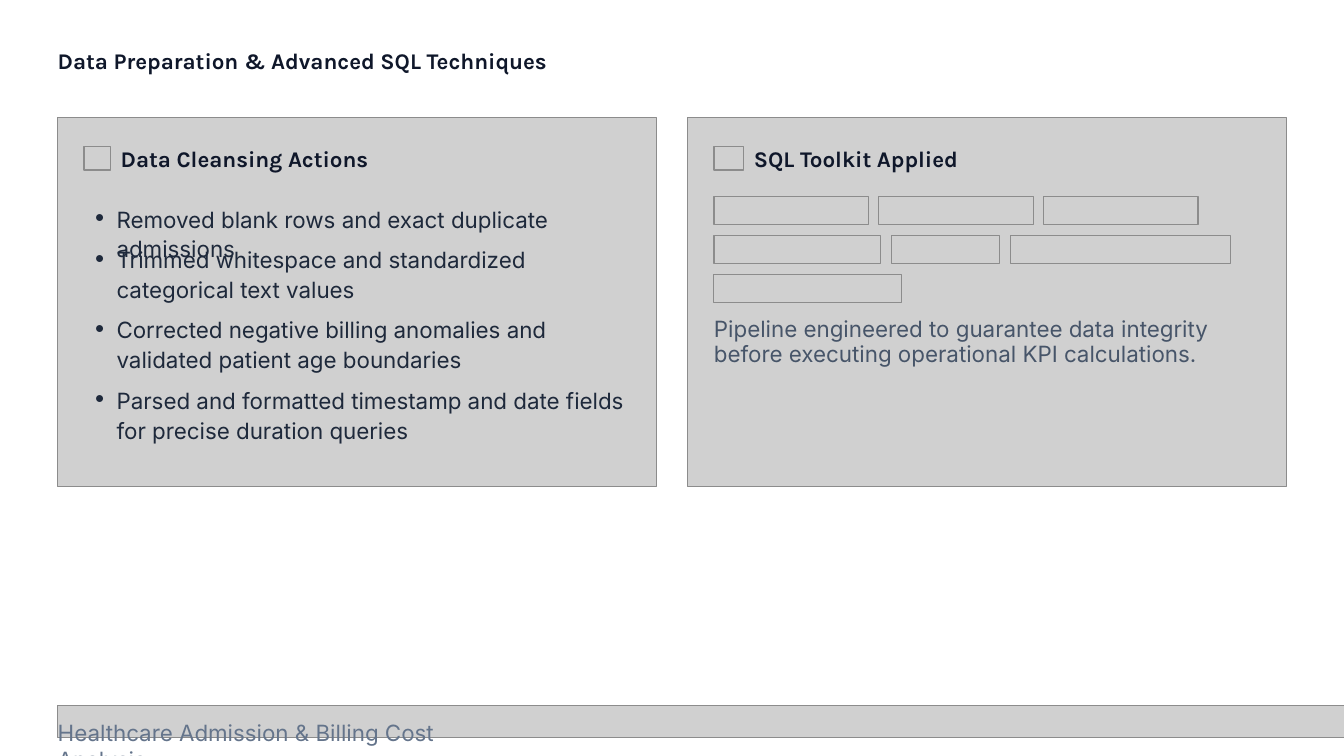
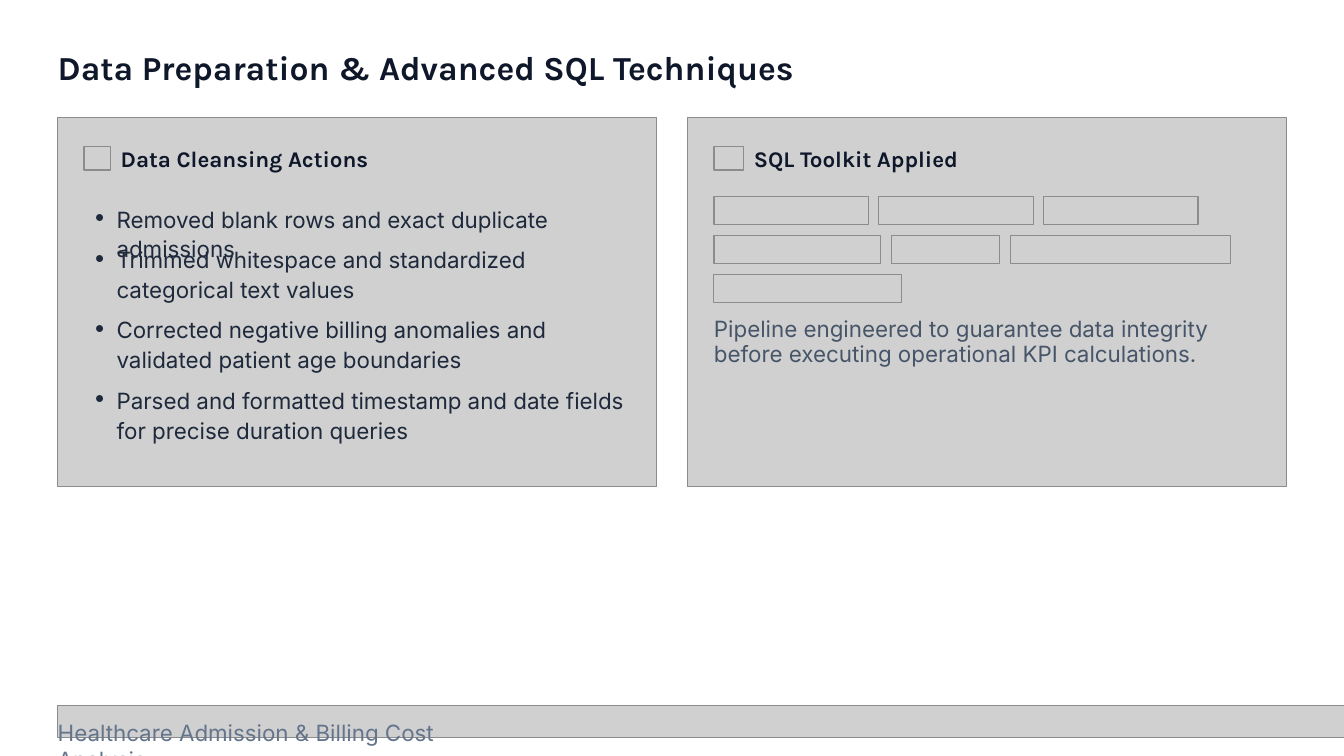
Before and after one commit to eshaal22/Healthcare-Admissions-Cost-Analysis, a slide deck: slide 5 of docs/Healthcare Admission & Billing Cost Analysis (1).pptx. Drawn at 1344x756 pixels with LibreOffice and Linux fonts; fonts in the diff are those of the drawing; grey boxes stand for pictures; background and template pictures are left out. Boxes give left, top, right and bottom in pixels: in the first picture for what was removed or moved away, otherwise in the second. Text is boxed around its words. In the diff, an @@ line names an element or a change of style, - is before the commit and + after.

```diff
--- a/docs/Healthcare Admission & Billing Cost Analysis (1).pptx
+++ b/docs/Healthcare Admission & Billing Cost Analysis (1).pptx
@@ text "Data Preparation & Advanced SQL ..." at (58, 56, 794, 89): size 16 to 24 pt @@
```
Also in this commit, not shown: 1 other slide changed, 1 other file.
